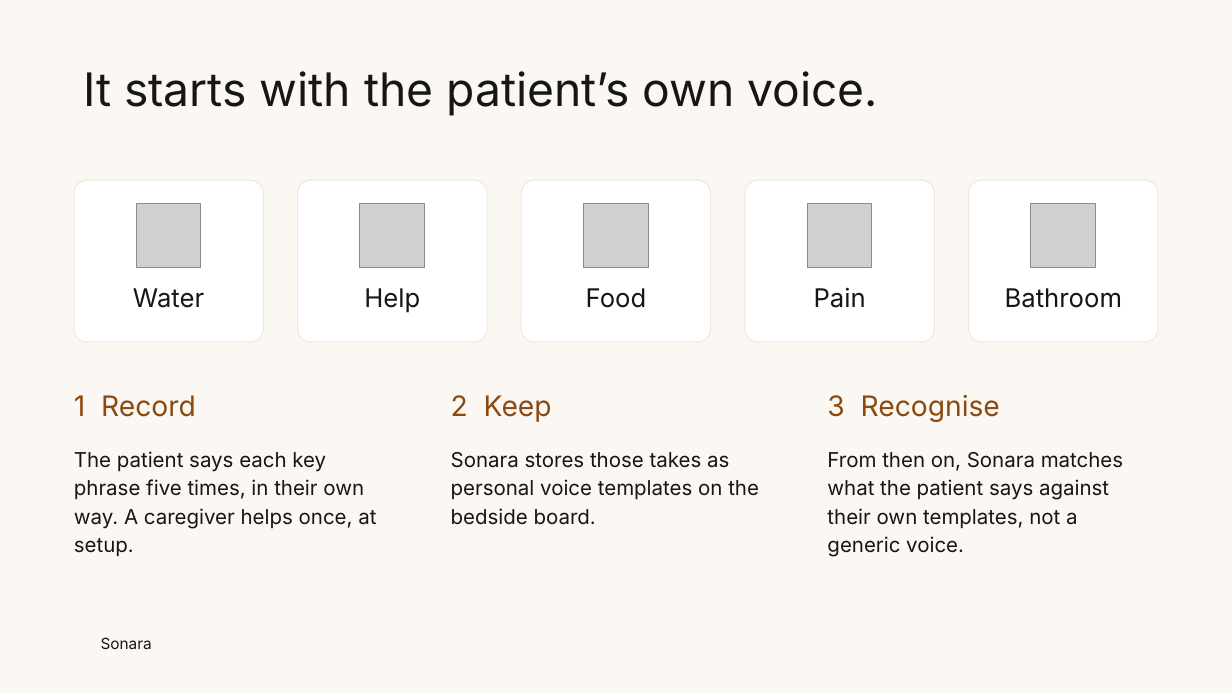
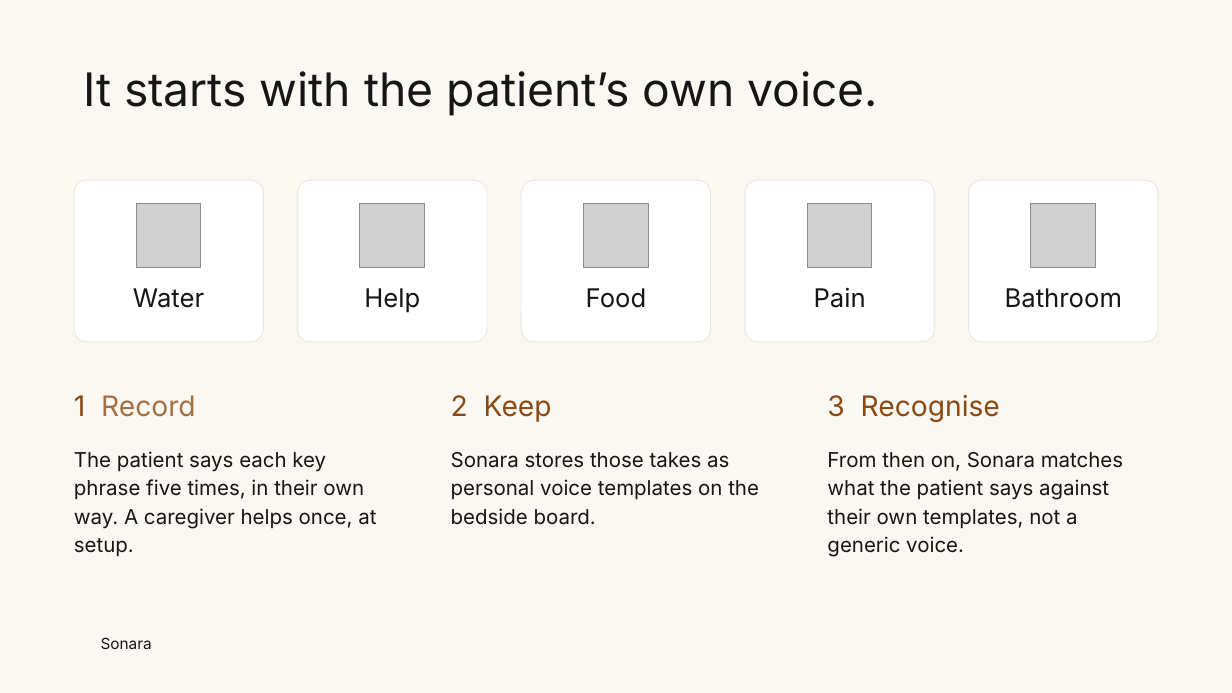
Before and after one commit to RaneemK-commits/sonara, a slide deck: slide 11 of roles/ui/presentation/Sonara-template.pptx. Drawn at 1232x693 pixels with LibreOffice and Linux fonts; fonts in the diff are those of the drawing; grey boxes stand for pictures; background and template pictures are left out. Boxes give left, top, right and bottom in pixels: in the first picture for what was removed or moved away, otherwise in the second. Text is boxed around its words. In the diff, an @@ line names an element or a change of style, - is before the commit and + after.

```diff
--- a/roles/ui/presentation/Sonara-template.pptx
+++ b/roles/ui/presentation/Sonara-template.pptx
@@ text "1 Record" at [74, 395, 196, 417]: text colour #8A4A12 to #A37043 in "Record" @@
```
Also in this commit, not shown: 4 other slides changed, 2 slides added.
